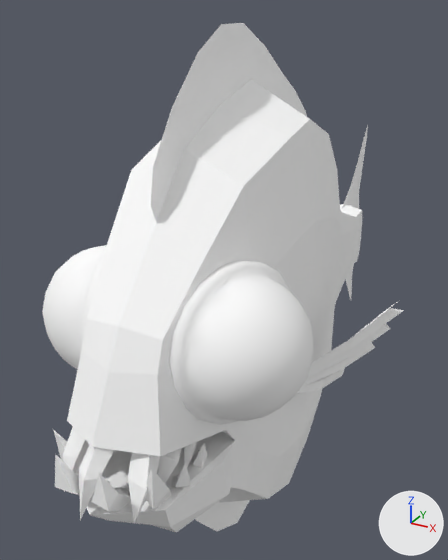
Renders of the glTF model frontend/assets/models3d/packs/quaternius-fbx/turbot.glb from each side of a commit.
Rendered twice from a camera (50 mm lens) standing at (0.87, -1.74, 1.01) and looking at (-0.16, 0.13, 0.07). Lighting does not change. The marker at lower right points along +X, +Y and +Z. The first picture is the older version. Where no turn or scale is listed for an object, it has been applied to the vertices.

The older version as bpy lines, for what is in view:
```python
mat_material_0 = principled_material('Material_0')
mat_material_0.base_color = (1.0, 1.0, 1.0)  # white #ffffff
mat_material_0.roughness = 0.85
mat_material_1 = principled_material('Material_1')
mat_material_1.base_color = (1.0, 1.0, 1.0)  # white #ffffff
mat_material_1.roughness = 0.85
mat_material_2 = principled_material('Material_2')
mat_material_2.base_color = (1.0, 1.0, 1.0)  # white #ffffff
mat_material_2.roughness = 0.85
mat_material_3 = principled_material('Material_3')
mat_material_3.base_color = (1.0, 1.0, 1.0)  # white #ffffff
mat_material_3.roughness = 0.85
me_mesh_0 = bpy.data.meshes.new('Mesh_0')
me_mesh_0.from_pydata(...)  # 950 vertices, 1626 faces; spans x -0.49..0.49, y -0.89..1.3, z -0.89..0.97
# faces by material slot: [294, 672, 480, 180]
me_mesh_0.materials.append(mat_material_0)  # white #ffffff
me_mesh_0.materials.append(mat_material_1)  # white #ffffff
me_mesh_0.materials.append(mat_material_2)  # white #ffffff
me_mesh_0.materials.append(mat_material_3)  # white #ffffff
ob_turbot001 = bpy.data.objects.new('Turbot001', me_mesh_0)
ob_turbot001.location = (0.0, 0.0, 0.0)
```
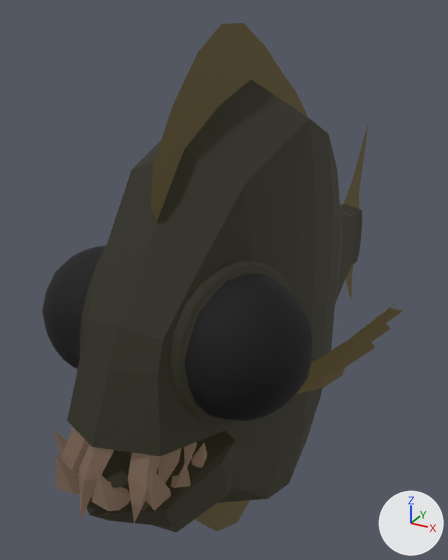
Boxes (x1, y1, x2, y2) around the edits, measured in the pictures (448 x 560 px):
'Turbot001', recoloured, surface changed (white to black): (42, 23, 404, 533) in both

The edits, one by one:
Material 'Material_0' (mat_material_0) changes colour from white #ffffff to brown #38301a; in linear values from (1.0, 1.0, 1.0) to (0.0389, 0.0294, 0.0101).
In material 'Material_0' (mat_material_0), emission_strength is now set to 1.0.
In material 'Material_0' (mat_material_0), emission_color is now set to (0.0389, 0.0294, 0.0101), brown #38301a.
Material 'Material_1' (mat_material_1) changes colour from white #ffffff to black #1a180d; in linear values from (1.0, 1.0, 1.0) to (0.0102, 0.00926, 0.00416).
In material 'Material_1' (mat_material_1), emission_strength is now set to 1.0.
In material 'Material_1' (mat_material_1), emission_color is now set to (0.0102, 0.00926, 0.00416), black #1a180d.
Material 'Material_2' (mat_material_2) changes colour from white #ffffff to black #030303; in linear values from (1.0, 1.0, 1.0) to (0.000771, 0.000771, 0.000771).
Material 'Material_3' (mat_material_3) changes colour from white #ffffff to brown #4f4035; in linear values from (1.0, 1.0, 1.0) to (0.0791, 0.0518, 0.0354).
In material 'Material_3' (mat_material_3), emission_strength is now set to 1.0.
